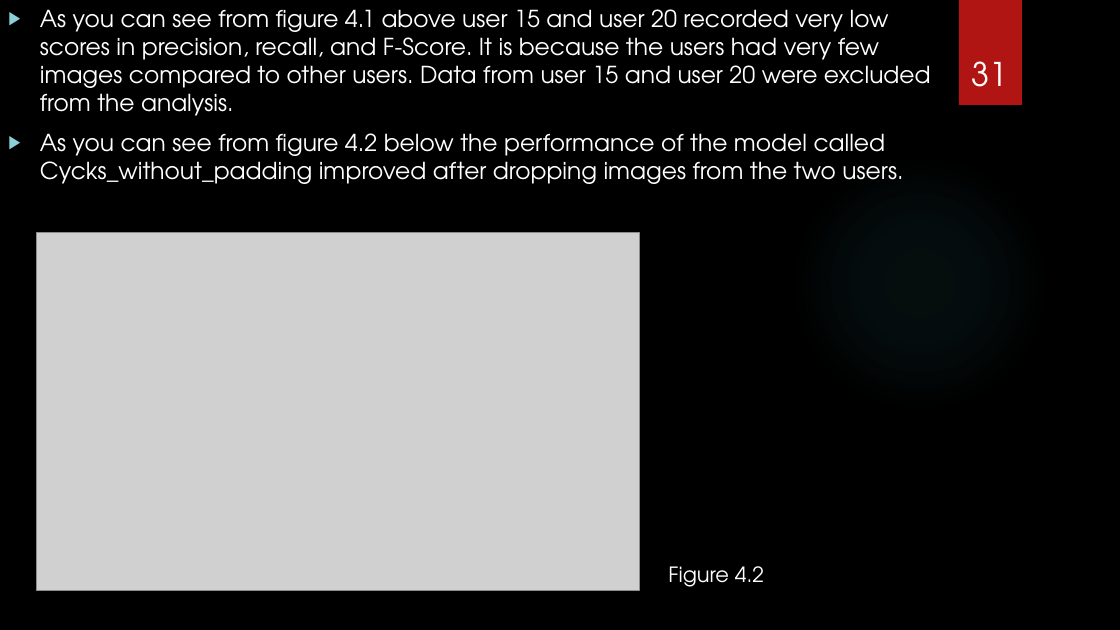
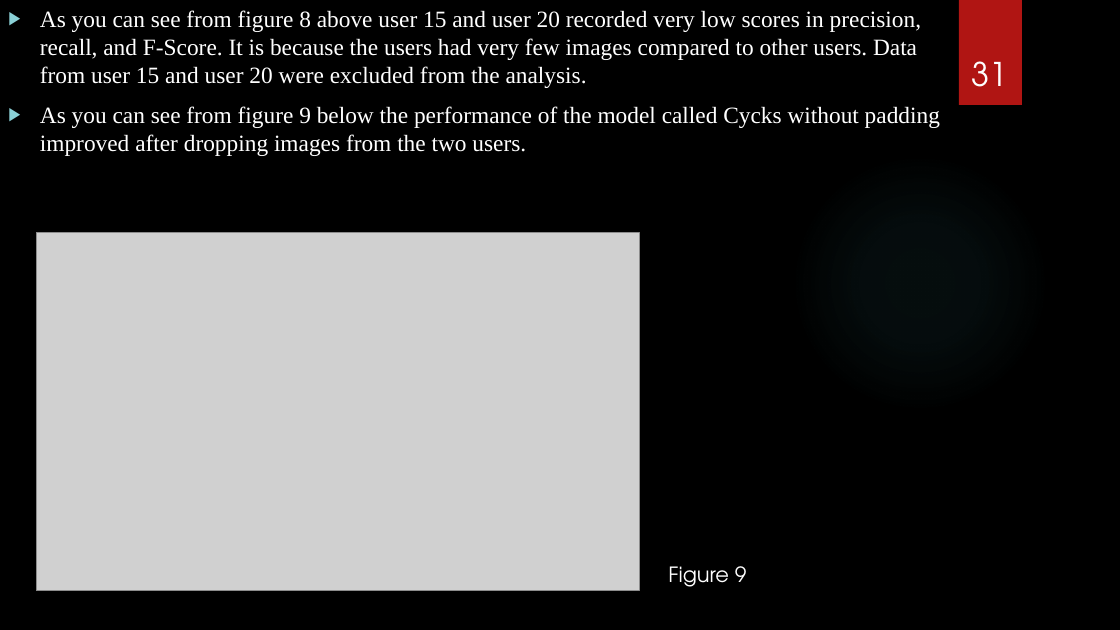
Before and after one commit to cycks/PgdThesis, a slide deck: slide 31 of mydocuments/Examining The Effect of Padding on Facial Recognition.pptx. Drawn at 1120x630 pixels with LibreOffice and Linux fonts; fonts in the diff are those of the drawing; grey boxes stand for pictures; background and template pictures are left out. Boxes give left, top, right and bottom in pixels: in the first picture for what was removed or moved away, otherwise in the second. Text is boxed around its words. In the diff, an @@ line names an element or a change of style, - is before the commit and + after.

Commit message:
Add impact of padding images

```diff
--- a/mydocuments/Examining The Effect of Padding on Facial Recognition.pptx
+++ b/mydocuments/Examining The Effect of Padding on Facial Recognition.pptx
@@ text at [40, 10, 940, 156]: text changed; font TeX Gyre Adventor to Times New Roman @@
-▶ As you can see from figure 4.1 above user 15 and user 20 recorded very low scores in precision, recall, and F-Score. It is because the users had very few images compared to other users. Data from user 15 and user 20 were excluded from the analysis.
-▶ As you can see from figure 4.2 below the performance of the model called Cycks_without_padding improved after dropping images from the two users.
+▶ As you can see from figure 8 above user 15 and user 20 recorded very low scores in precision, recall, and F-Score. It is because the users had very few images compared to other users. Data from user 15 and user 20 were excluded from the analysis.
+▶ As you can see from figure 9 below the performance of the model called Cycks without padding improved after dropping images from the two users.
@@ text at [668, 566, 747, 587]: text changed @@
-Figure 4.2
+Figure 9
```
Also in this commit, not shown: 14 other slides changed, 1 slide added, 2 slides removed, 4 other files.
